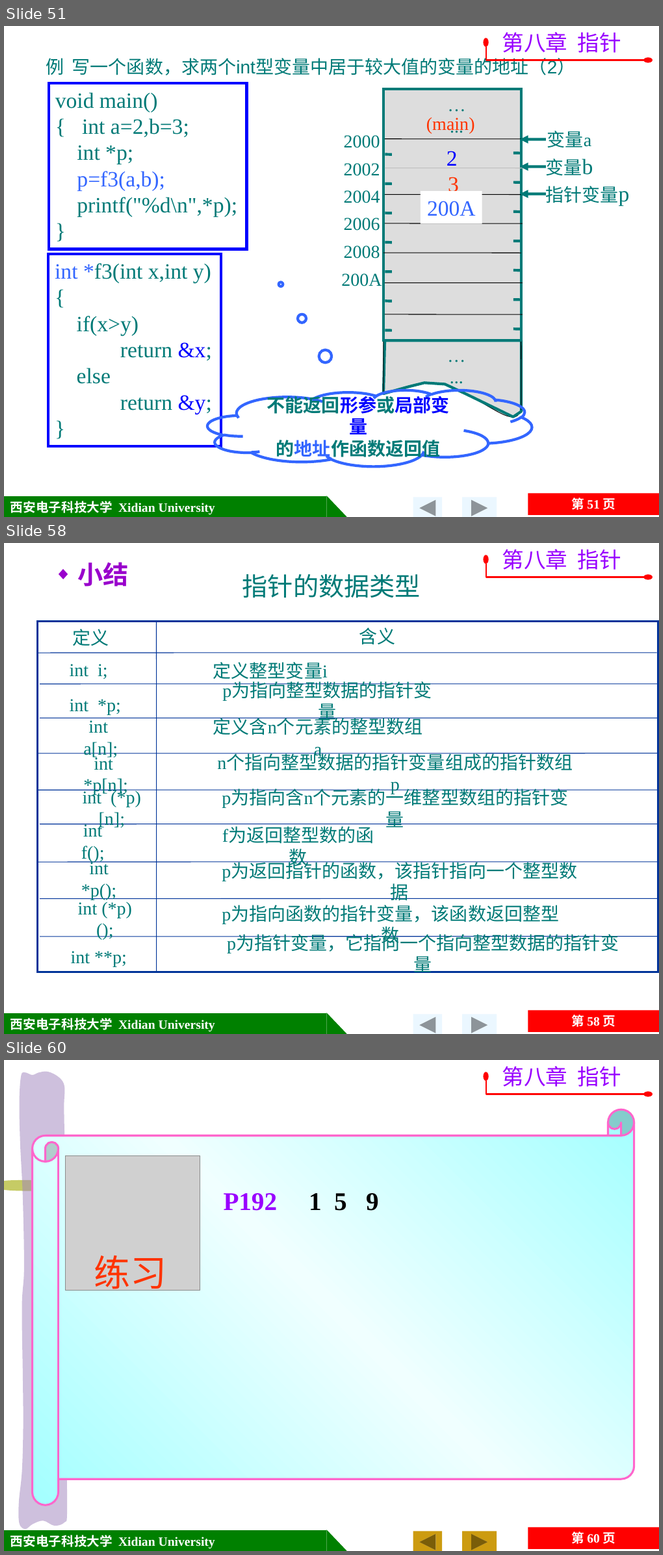
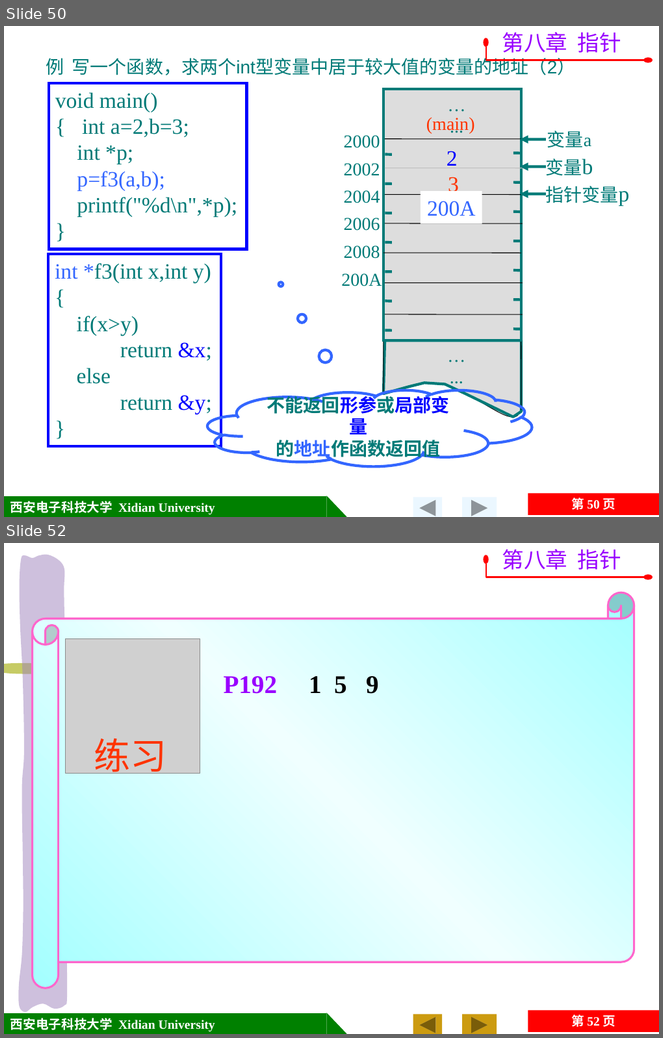
Before and after one commit to jtrfid/C-Repositories, a slide deck: 2015备课/课件/第8章 指针.pptx. Shown one above the other, each under a label of ours: slides 51, 58 and 60 before the commit, slides 50 and 52 after it; the slides between them are not shown. The pictures are 663x1555 and 663x1038 pixels, drawn with LibreOffice and Linux fonts; fonts in the diff are those of the drawing; grey boxes stand for pictures; background and template pictures are left out. Boxes give left, top, right and bottom in pixels: in the first picture for what was removed or moved away, otherwise in the second. Text is boxed around its words. In the diff, an @@ line names an element or a change of style, - is before the commit and + after.

```diff
--- a/2015备课/课件/第8章 指针.pptx
+++ b/2015备课/课件/第8章 指针.pptx
@@ slide 58 removed at bbox=[4, 543, 659, 1034], background picture (left out); not listed: 5 template elements that a slide beside it also shows @@
@@ text removed at bbox=[77, 562, 128, 587] @@
-◆ 小结
@@ freeform shape removed at bbox=[486, 559, 649, 577] @@
@@ text removed at bbox=[503, 549, 621, 570] @@
-第八章 指针
@@ text removed at bbox=[243, 574, 421, 598] @@
-指针的数据类型
@@ group removed at bbox=[37, 621, 659, 973]: 20 texts, 10 lines, 1 rectangle @@
-定义
-含义
-int i;
-int *p;
-int a[n];
-int *p[n];
-int (*p)[n];
-int f();
-int *p();
-int (*p)();
-int **p;
-定义整型变量i
-p为指向整型数据的指针变量
-定义含n个元素的整型数组a
-n个指向整型数据的指针变量组成的指针数组p
-p为指向含n个元素的一维整型数组的指针变量
-f为返回整型数的函数
-p为返回指针的函数，该指针指向一个整型数据
-p为指向函数的指针变量，该函数返回整型数
-p为指针变量，它指向一个指向整型数据的指针变量
@@ what was slide 51 is now slide 50 @@
@@ page number at bbox=[571, 498, 616, 510]: text changed @@
-第 51 页
+第 50 页
@@ what was slide 60 is now slide 52 @@
@@ page number at bbox=[571, 1015, 616, 1027]: text changed @@
-第 60 页
+第 52 页
```
Also in this commit, not shown: 3 slides changed, 1 slide added, 8 other slides removed.
